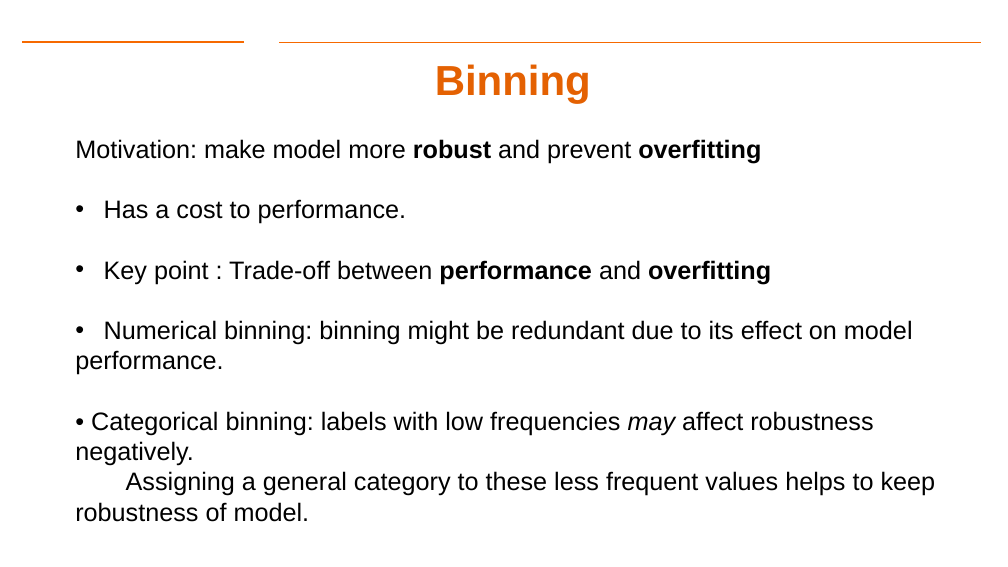
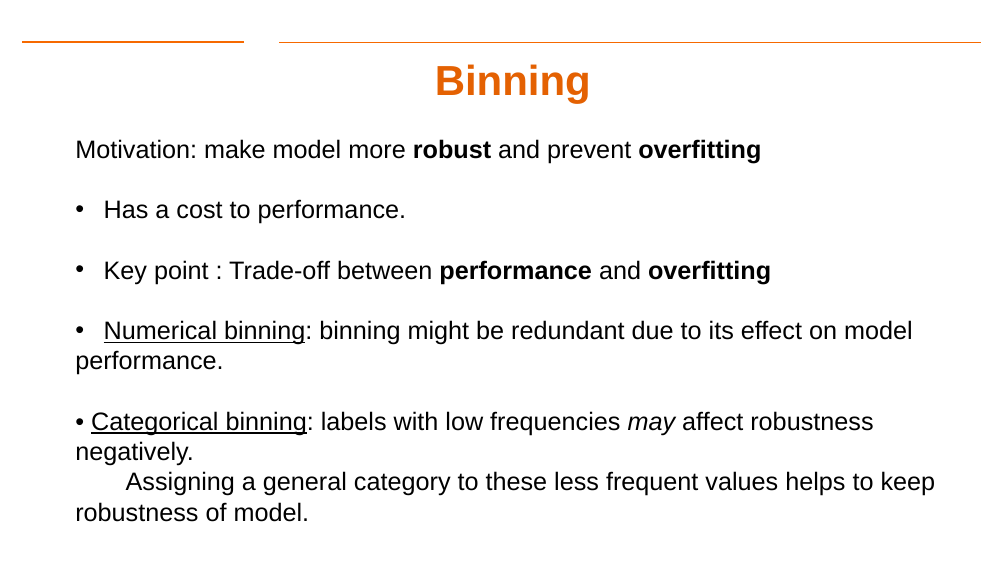
Before and after one commit to Dre1896/RIT-DSCI-633-FDS, a slide deck: slide 38 of Syllabus/Lecture14/Lec14.pptx. Drawn at 1008x567 pixels with LibreOffice and Linux fonts; fonts in the diff are those of the drawing; background and template pictures are left out. Boxes give left, top, right and bottom in pixels: in the first picture for what was removed or moved away, otherwise in the second. Text is boxed around its words. In the diff, an @@ line names an element or a change of style, - is before the commit and + after.

```diff
--- a/Syllabus/Lecture14/Lec14.pptx
+++ b/Syllabus/Lecture14/Lec14.pptx
@@ text at (x1=75, y1=320, x2=913, y2=466): underline on in "Numerical binning:", "Categorical binning:" @@
```
Also in this commit, not shown: 3 other slides changed, 3 other files.
